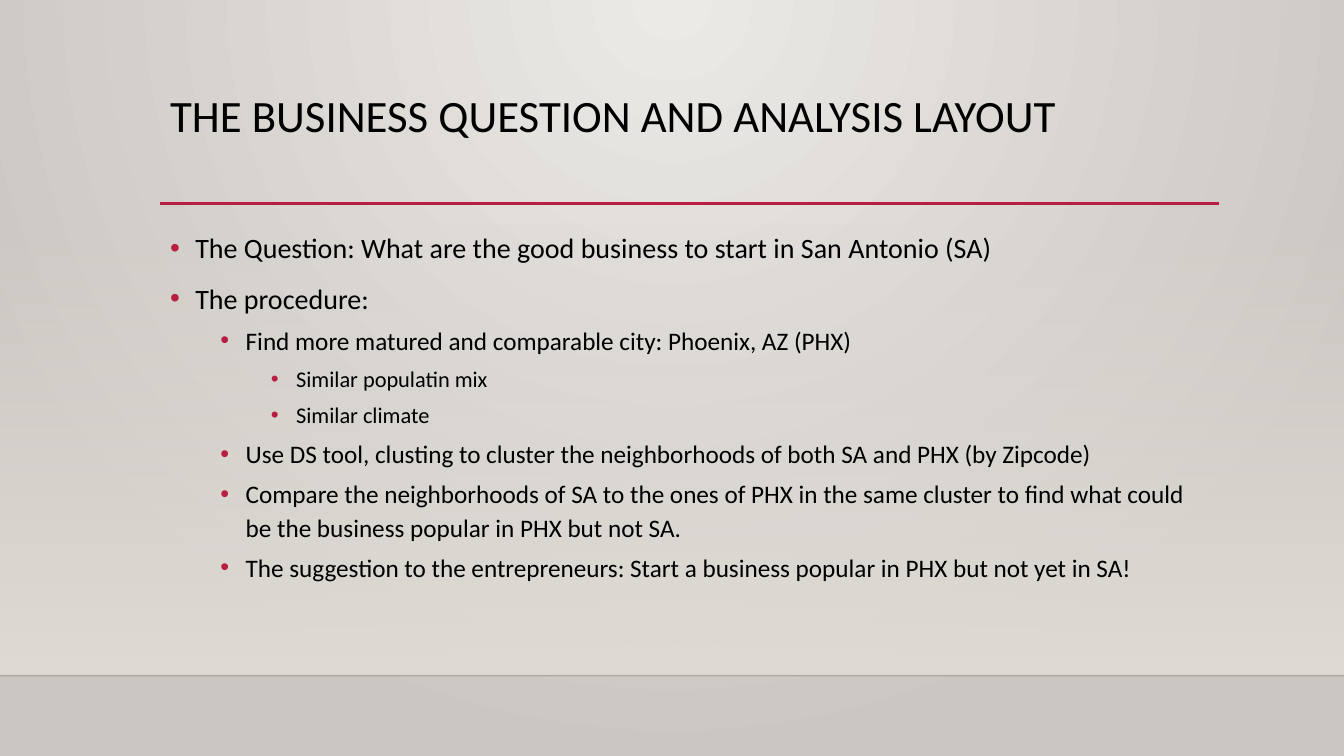
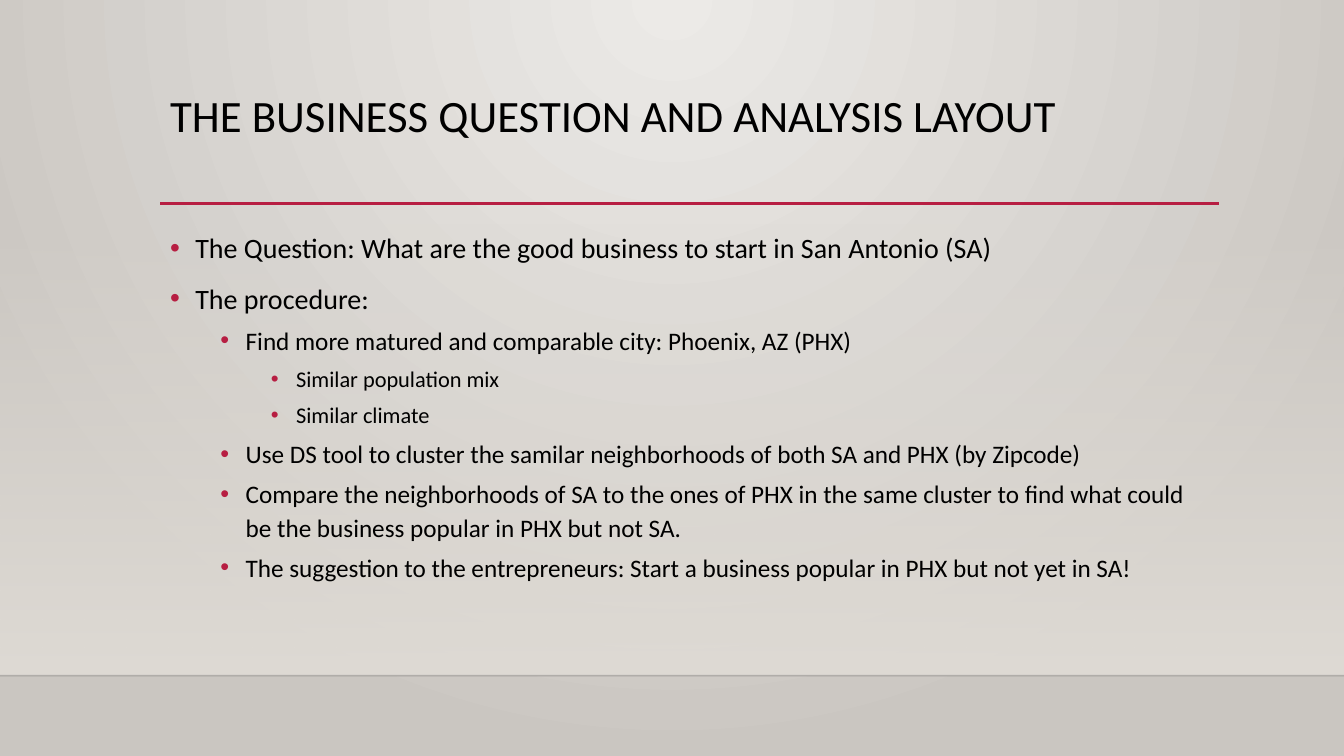
Before and after one commit to cinderjohn/IBMCapStone, a slide deck: slide 4 of The Final Report.pptx. Drawn at 1344x756 pixels with LibreOffice and Linux fonts; fonts in the diff are those of the drawing; background and template pictures are left out. Boxes give left, top, right and bottom in pixels: in the first picture for what was removed or moved away, otherwise in the second. Text is boxed around its words. In the diff, an @@ line names an element or a change of style, - is before the commit and + after.

```diff
--- a/The Final Report.pptx
+++ b/The Final Report.pptx
@@ text at box(296, 371, 500, 391): text changed @@
-    • Similar populatin mix
+    • Similar population mix
@@ text at box(246, 444, 1080, 468): text changed @@
-  • Use DS tool, clusting to cluster the neighborhoods of both SA and PHX (by Zipcode)
+  • Use DS tool to cluster the samilar neighborhoods of both SA and PHX (by Zipcode)
```
Also in this commit, not shown: 3 other slides changed, 3 slides added, 2 other files.
